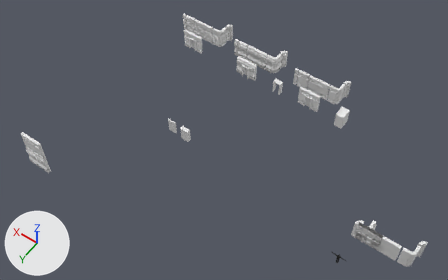
Renders of the FBX model MB_GenSet_001.fbx from each side of a commit.
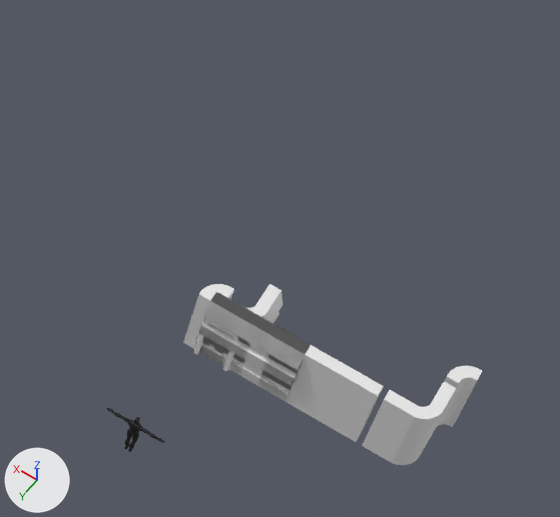
The first picture shows the older version from a 50 mm lens placed at (-9.0, 40.1, 67.8), pointed at (20.2, -0.8, 3.5). The close-ups show both versions on the part from 68% to 100% of the width and 53% to 100% of the height of that picture; other places that the commit changed are outside them. Arrows for +X, +Y and +Z are at lower left; the lights stay in place. Where no turn or scale is listed for an object, it has been applied to the vertices.

Before the edit, the objects in view are built like this:
```python
me_plane = bpy.data.meshes.new('Plane')
me_plane.from_pydata(...)  # 192 vertices, 192 faces; spans x -7.8..0.0, y -2.6..0.0, z 0.0..3.0
me_plane_026 = bpy.data.meshes.new('Plane.026')
me_plane_026.from_pydata(...)  # 520 vertices, 536 faces; spans x -3.2..0.0, y -0.4..0.2, z 0.0..3.0
me_tutorialtpp = bpy.data.meshes.new('TutorialTPP')
me_tutorialtpp.from_pydata(...)  # 3189 vertices, 6118 faces; spans x -1.0..1.0, y 4.1..4.41, z 0.0..1.92
me_tutorialtpp.materials.append(mat_tutorialtpp_mat)  # black #000000
ob_plane = bpy.data.objects.new('Plane', me_plane)
ob_plane.location = (0.0, 0.0, 0.0)
ob_plane_026 = bpy.data.objects.new('Plane.026', me_plane_026)
ob_plane_026.location = (0.0, 0.0, 0.0)
ob_tutorialtpp_001 = bpy.data.objects.new('TutorialTPP.001', me_tutorialtpp)
ob_tutorialtpp_001.location = (0.0, 0.0, 0.0)
# also in view: 'Plane.022' at (-1.6, -0.1, 1.5); 'Plane.021' at (-0.8, -0.1, 1.5); 'Plane.023' at (-0.9, -0.7, 1.5); 'Plane.019' at (0.0, -0.4, 1.5)
```
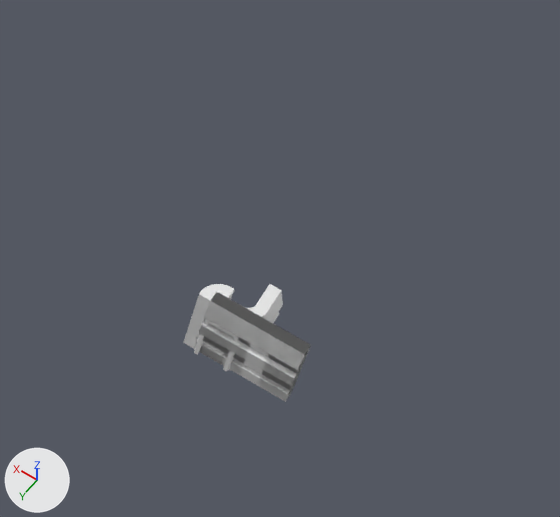
Changed parts and their boxes [x1, y1, x2, y2] in the close-ups (560 x 517 px):
'Plane', deleted: before [203, 318, 482, 465]
'TutorialTPP.001', deleted (black): before [107, 408, 165, 452]

Diff of the bpy script that builds the scene:
```diff
--- a/MB_GenSet_001.fbx.py
+++ b/MB_GenSet_001.fbx.py
@@ ob_tutorialtpp_001 @@
-ob_tutorialtpp_001 = bpy.data.objects.new('TutorialTPP.001', me_tutorialtpp)
-ob_tutorialtpp_001.location = (0.0, 0.0, 0.0)
@@ ob_plane @@
-ob_plane = bpy.data.objects.new('Plane', me_plane)
-ob_plane.location = (0.0, 0.0, 0.0)
```
